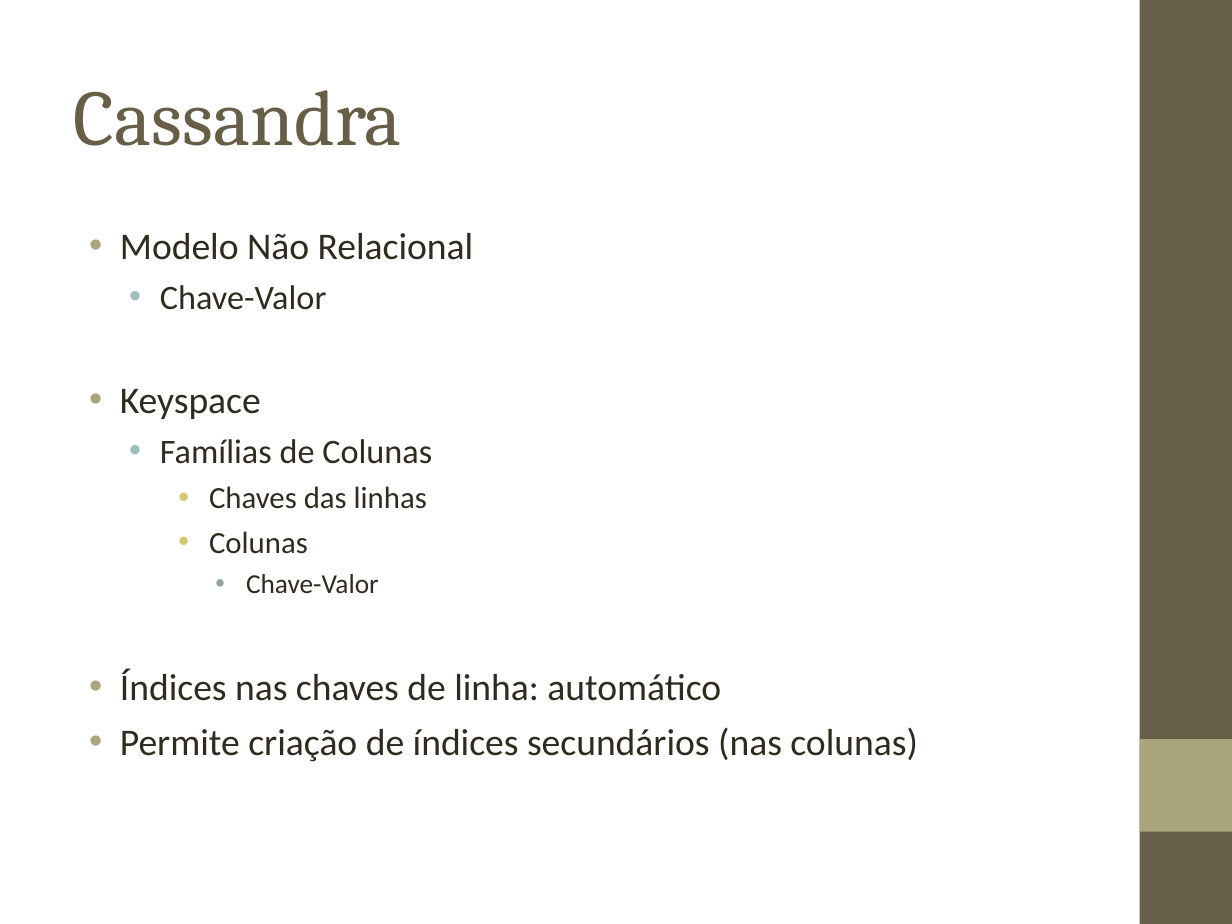
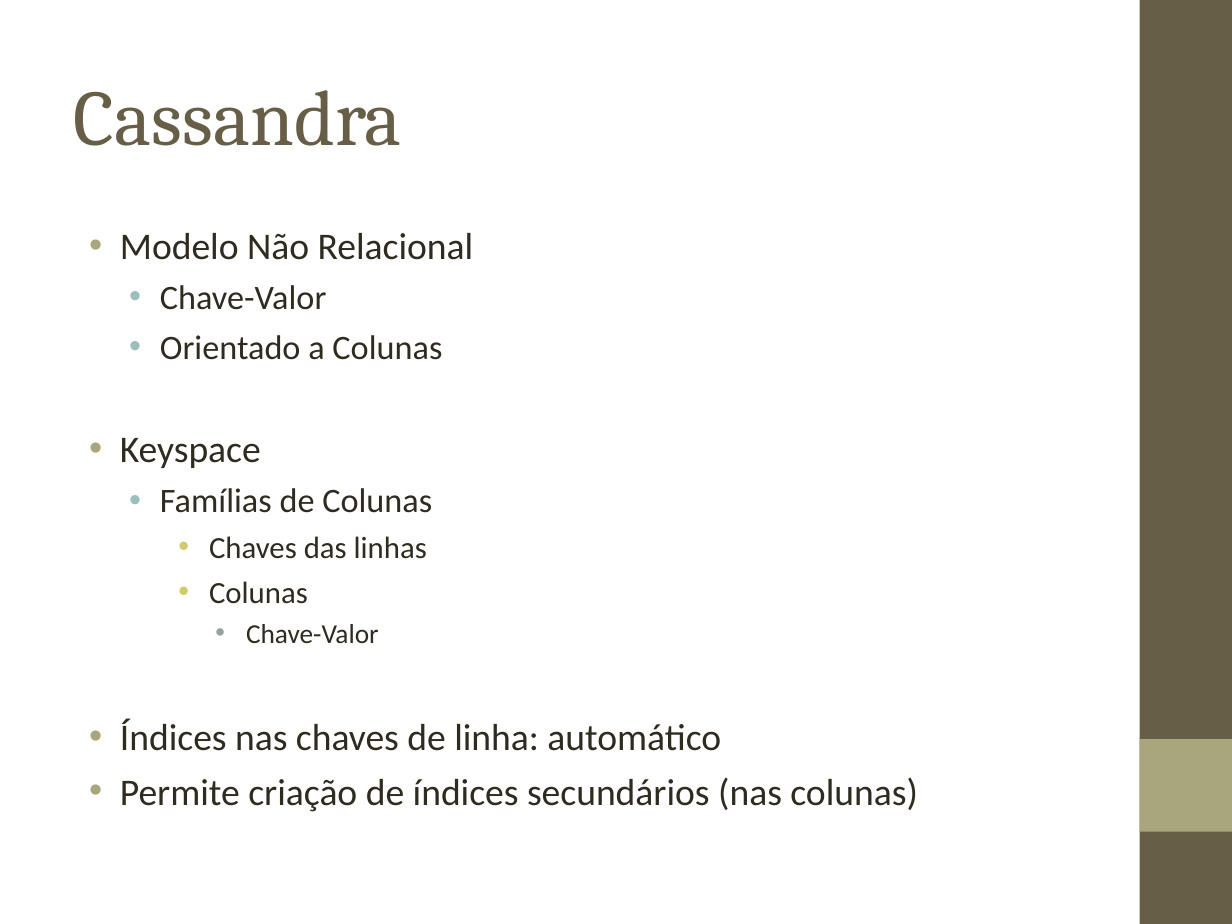
Before and after one commit to biacpaixao/Projeto_Final, a slide deck: slide 12 of apresentacao_projeto_final.ppt. Drawn at 1232x924 pixels with LibreOffice and Linux fonts; fonts in the diff are those of the drawing; background and template pictures are left out. Boxes give left, top, right and bottom in pixels: in the first picture for what was removed or moved away, otherwise in the second. Text is boxed around its words. In the diff, an @@ line names an element or a change of style, - is before the commit and + after.

```diff
--- a/apresentacao_projeto_final.ppt
+++ b/apresentacao_projeto_final.ppt
@@ text at <box>160,335,442,360</box>: paragraph added @@
+  • Orientado a Colunas
```
Also in this commit, not shown: 3 other slides changed, 18 slides added, 3 slides removed, 1 other file.
